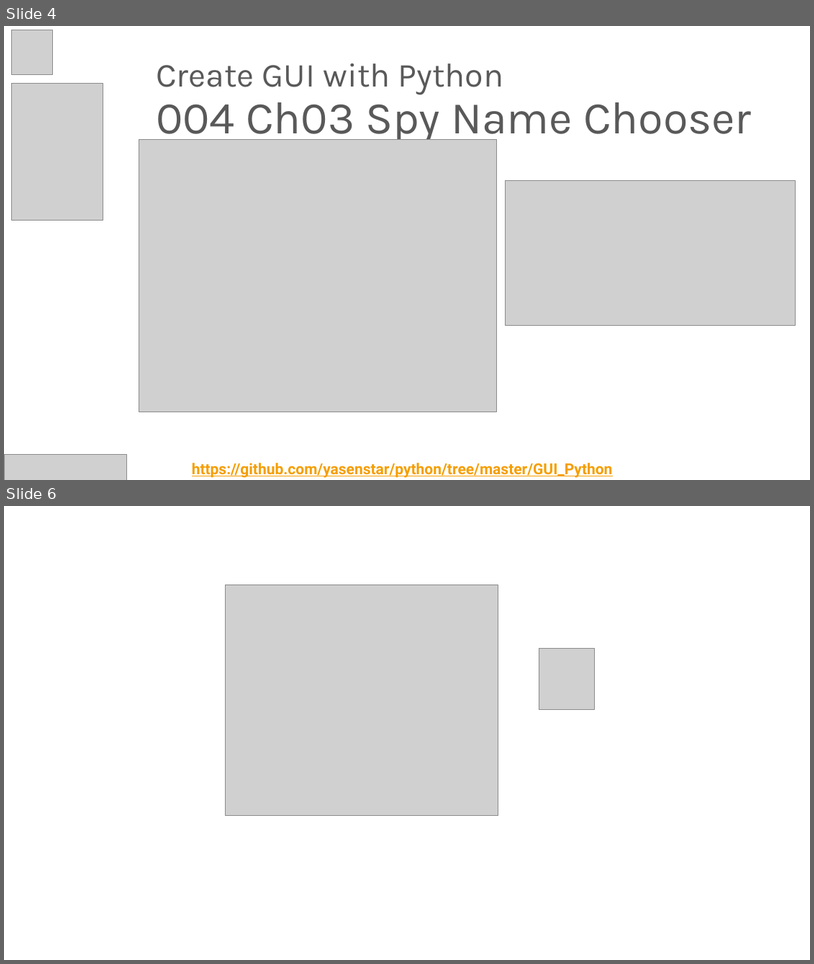
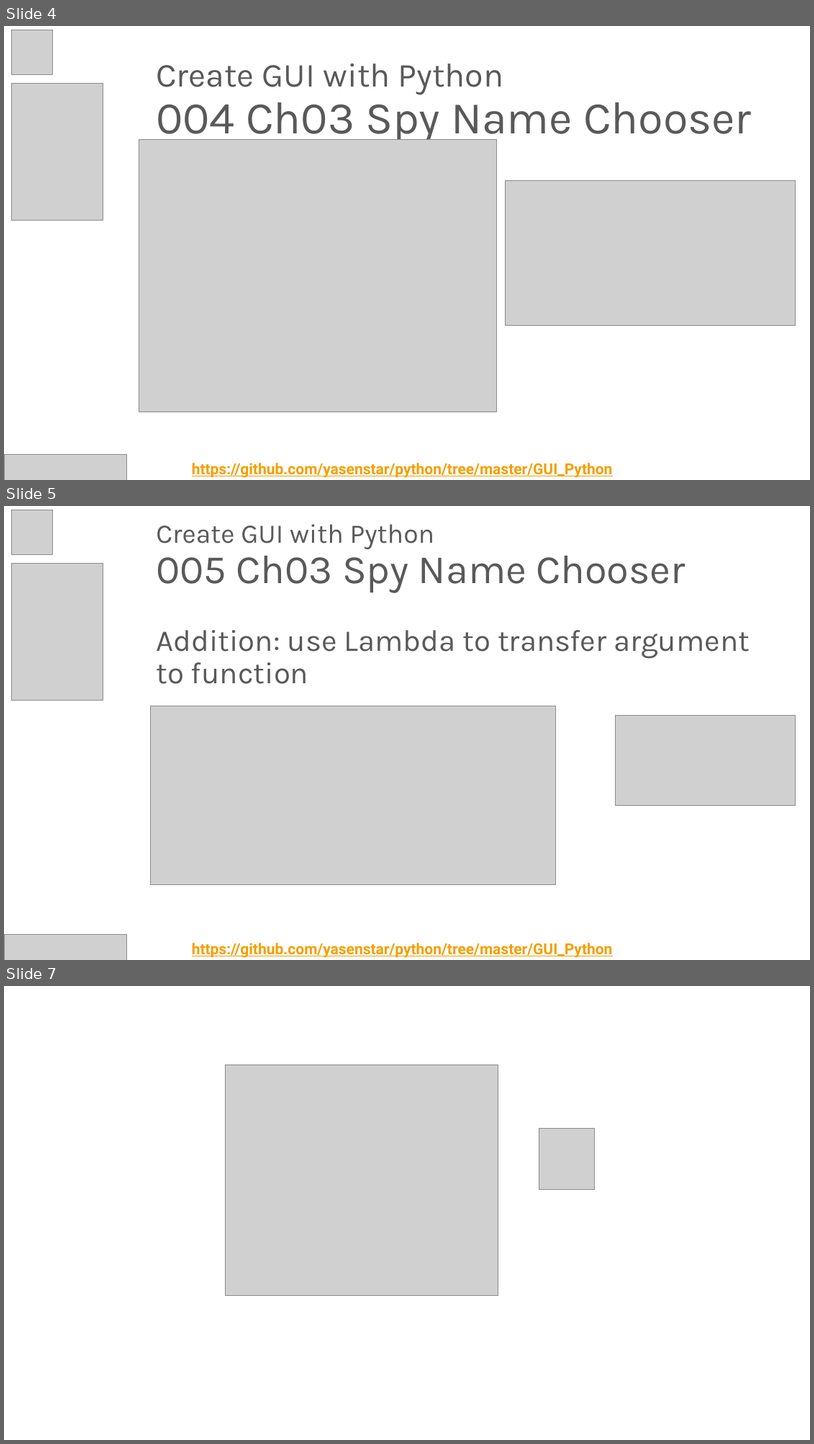
Before and after one commit to yasenstar/python, a slide deck: GUI_Python/Create_GUI_with_Python.pptx. Shown one above the other, each under a label of ours: slides 4 and 6 before the commit, slides 4, 5 and 7 after it; the slides between them are not shown. The pictures are 814x964 and 814x1444 pixels, drawn with LibreOffice and Linux fonts; fonts in the diff are those of the drawing; grey boxes stand for pictures; background and template pictures are left out. Boxes give left, top, right and bottom in pixels: in the first picture for what was removed or moved away, otherwise in the second. Text is boxed around its words. In the diff, an @@ line names an element or a change of style, - is before the commit and + after.

```diff
--- a/GUI_Python/Create_GUI_with_Python.pptx
+++ b/GUI_Python/Create_GUI_with_Python.pptx
@@ slide 5 added at <box>4,506,810,960</box>, background picture (left out) @@
@@ picture added at <box>12,510,52,554</box> @@
@@ title added at <box>156,524,750,684</box>, 36 pt, text #595959 @@
+Create GUI with Python
+005 Ch03 Spy Name Chooser
+Addition: use Lambda to transfer argument to function
@@ picture added at <box>12,563,103,700</box> @@
@@ picture added at <box>150,705,556,884</box> @@
@@ picture added at <box>615,716,796,805</box> @@
@@ picture added at <box>4,934,127,960</box> @@
@@ text added at <box>192,942,613,957</box>, 18 pt, text #F59E00, bold, underline @@
+https://github.com/yasenstar/python/tree/master/GUI_Python
@@ what was slide 6 is now slide 7 @@
```
Also in this commit, not shown: 1 slide changed, 1 other file.
